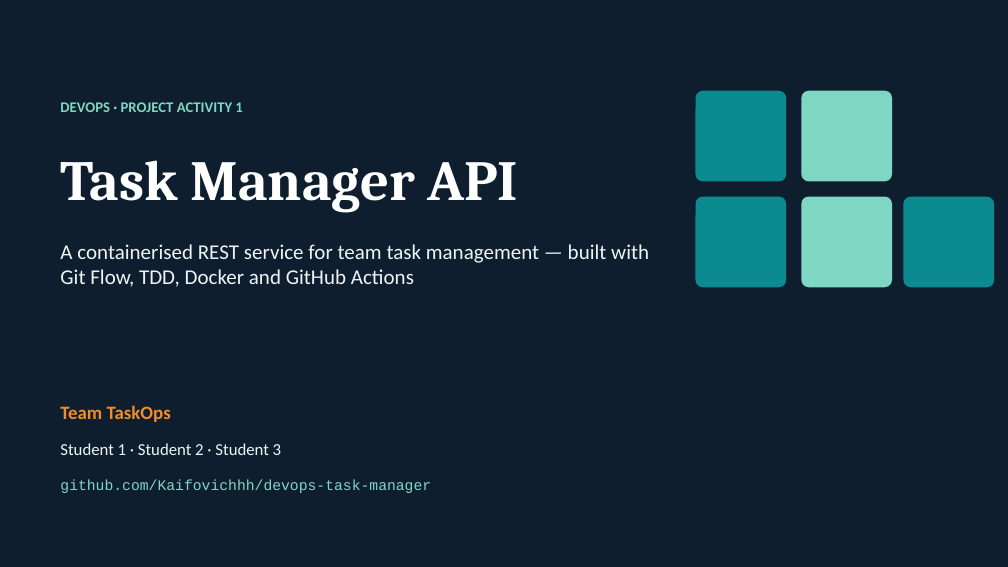
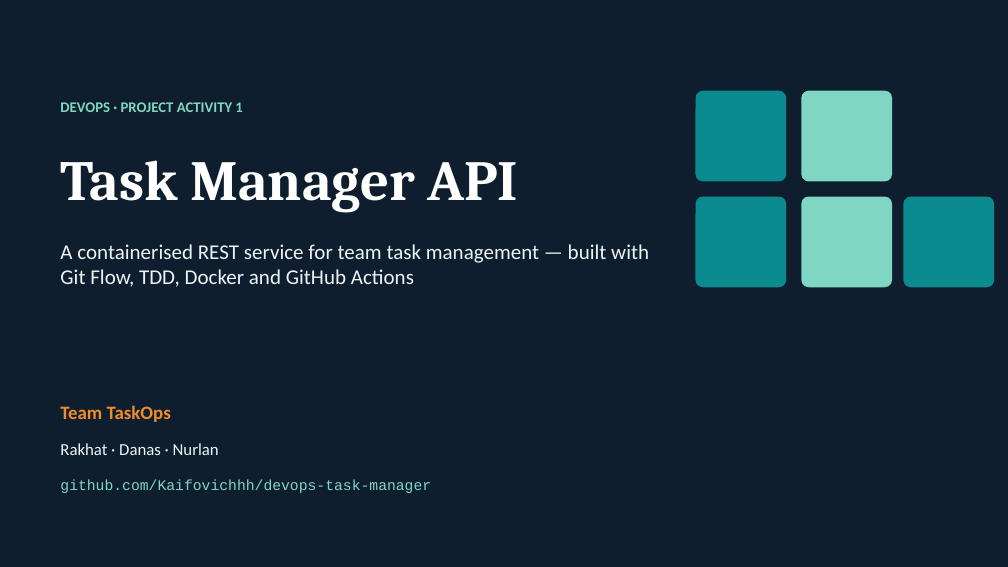
Before and after one commit to Kaifovichhh/devops-task-manager, a slide deck: slide 1 of deliverables/Project_Activity_1_Presentation.pptx. Drawn at 1008x567 pixels with LibreOffice and Linux fonts; fonts in the diff are those of the drawing. Boxes give left, top, right and bottom in pixels: in the first picture for what was removed or moved away, otherwise in the second. Text is boxed around its words. In the diff, an @@ line names an element or a change of style, - is before the commit and + after.

```diff
--- a/deliverables/Project_Activity_1_Presentation.pptx
+++ b/deliverables/Project_Activity_1_Presentation.pptx
@@ text at [60,443,219,455]: text changed @@
-Student 1 · Student 2 · Student 3
+Rakhat · Danas · Nurlan
```
Also in this commit, not shown: 2 other slides changed, 9 other files.
